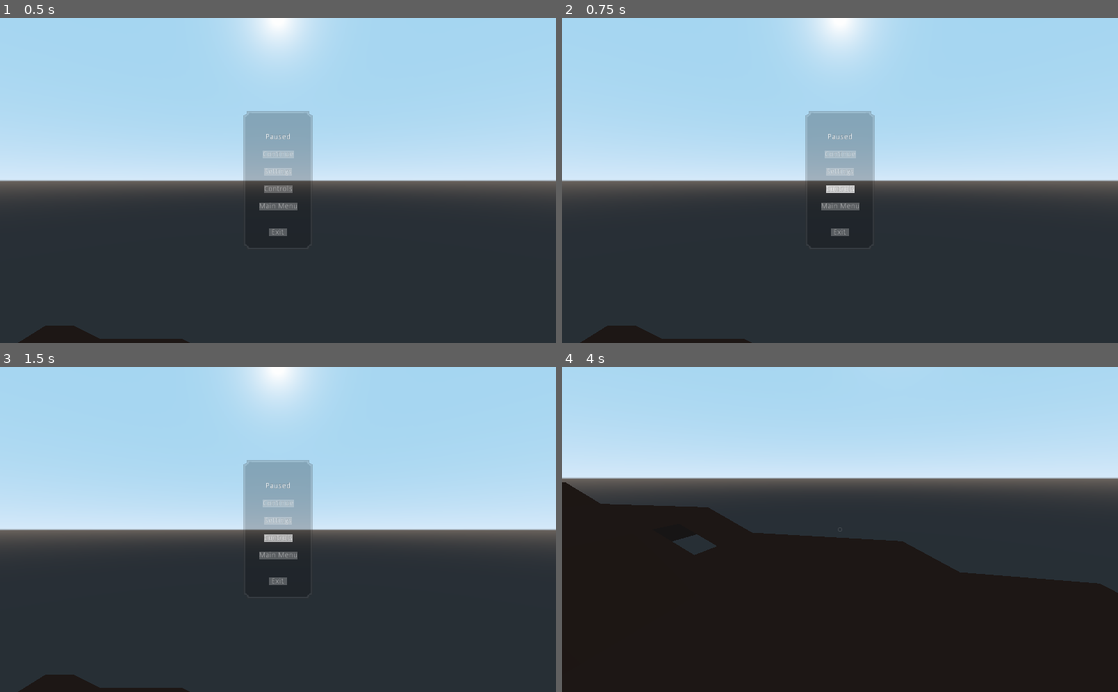
Above: before the commit, frames 1-4 (two rows, left to right).
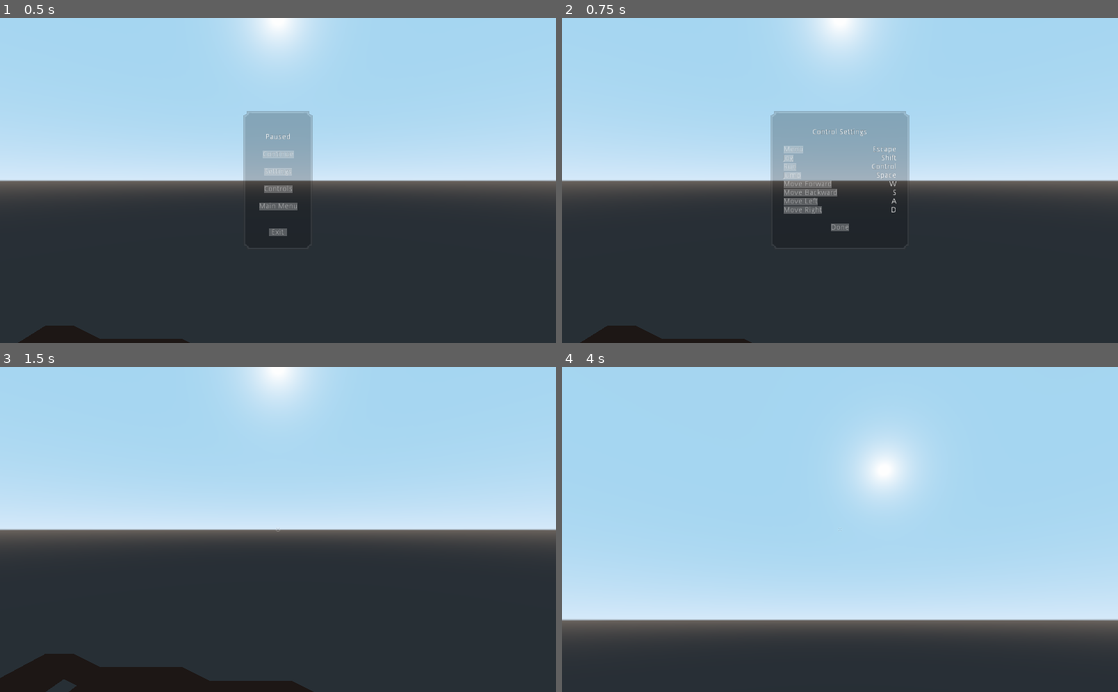
Above: after the commit, the same moments.

Repository: ihave13digits/AutomatonUprising
Game: Godot game, scene res://scene/Main.tscn
Same seed, same stepped clock (60 frames per second), same inputs: the game is played once before the commit and once after it.
Inputs (mouse positions are in pixels of both pictures, inside the frame that each line leads up to):
- Up to frame 1 (0.5 s): no input
- Up to frame 2 (0.75 s): click "Controls" at 0.5 s
- Up to frame 3 (1.5 s): click (278, 575) at 1.25 s, where only the run after the commit has a clickable "Done"
- Up to frame 4 (4 s): click (840, 503) at 2 s, where only the run before the commit has a clickable "Continue"; tap Enter at 2.75 s; move the mouse to (867, 529) at 2.77 s; hold Right mouse button (create) 2.78-3.53 s; hold W (move_forward) from 2.78 s (still down); tap Space (jump) at 3.02, 3.77 s; move the mouse to (812, 529) at 3.52 s; click (812, 529) at 3.6 s

Frame 1 is identical in both runs. In frame 2, 4.0% of the frame differs, in the area x 37-63%, y 28-71%; in frame 3, 6.1%; in frame 4, 74%, in the area x 0-100%, y 22-100%.

Commit message:
updated core

Diff:
--- a/scene/Main.gd
+++ b/scene/Main.gd
@@ -36,17 +36,21 @@
 	else:
 		hud.center_img.modulate = Color(1.0, 1.0, 1.0, Data.settings['hud_opacity']['value']*0.5)
 
-func _update_hud():
+func _update_hud(menu=''):
 	if is_instance_valid(hud.current_menu):
 		hud.current_menu.queue_free()
 
 	if player.has_control:
 		hud.update_center_image(Vector2(48, 48), Vector2(-24, -24), Data.texture['cursor_texture'])
 	else:
-		#hud.update_center_image(Vector2(256, 256), Vector2(-128, -128), Data.texture['menu_texture'])
-		hud.current_menu = load(Data.instance['pause']).instance()
+		if menu == "":
+			hud.update_center_image(Vector2(128, 256), Vector2(-64, -128), Data.texture['menu_texture'])
+			hud.current_menu = load(Data.instance['pause']).instance()
+		if menu == "controls":
+			hud.update_center_image(Vector2(256, 256), Vector2(-128, -128), Data.texture['menu_texture'])
+			hud.current_menu = load(Data.instance['controls']).instance()
+
 		hud.add_child(hud.current_menu)
-		hud.update_center_image(Vector2(128, 256), Vector2(-64, -128), Data.texture['menu_texture'])
 	hud.center_img.modulate = Color(1.0, 1.0, 1.0, Data.settings['hud_opacity']['value'])
 
 func add_player(pos):
--- a/scene/ui/ControlSettings.gd
+++ b/scene/ui/ControlSettings.gd
@@ -5,7 +5,6 @@
 
 func _ready():
 	update_labels()
-	$Img.modulate = Color(1.0, 1.0, 1.0, Data.settings['hud_opacity']['value'])
 
 func _input(event):
 	if event is InputEventKey:
@@ -51,4 +50,7 @@
 func _on_MoveRight_pressed(): action_string = 'move_right'
 
 func _on_Done_pressed():
+	Input.set_mouse_mode(Input.MOUSE_MODE_CAPTURED)
+	get_parent().get_parent().player.has_control = true
+	get_parent().get_parent()._update_hud()
 	queue_free()
--- a/scene/ui/PauseMenu.gd
+++ b/scene/ui/PauseMenu.gd
@@ -7,7 +7,7 @@
 
 func _on_Settings_pressed(): pass
 
-func _on_Controls_pressed(): pass
+func _on_Controls_pressed(): get_parent().get_parent()._update_hud('controls')
 
 func _on_MainMenu_pressed(): pass
 
